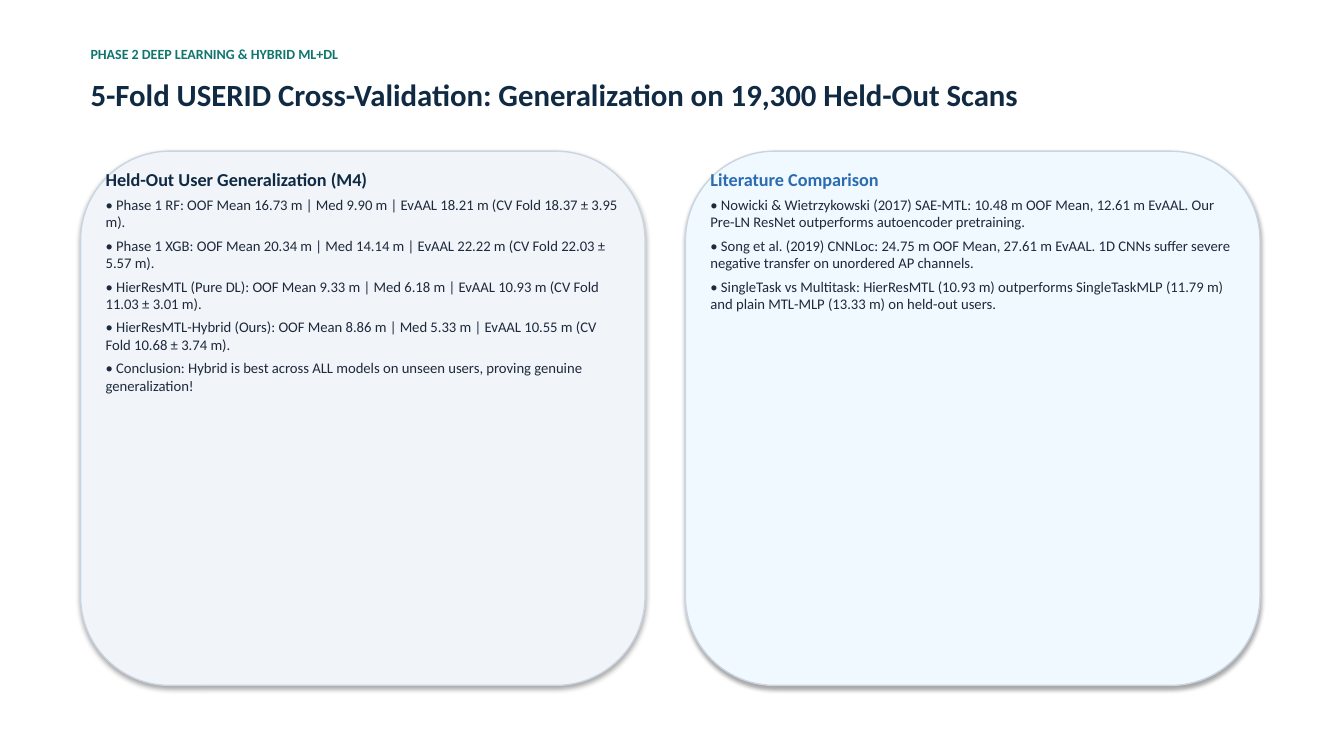
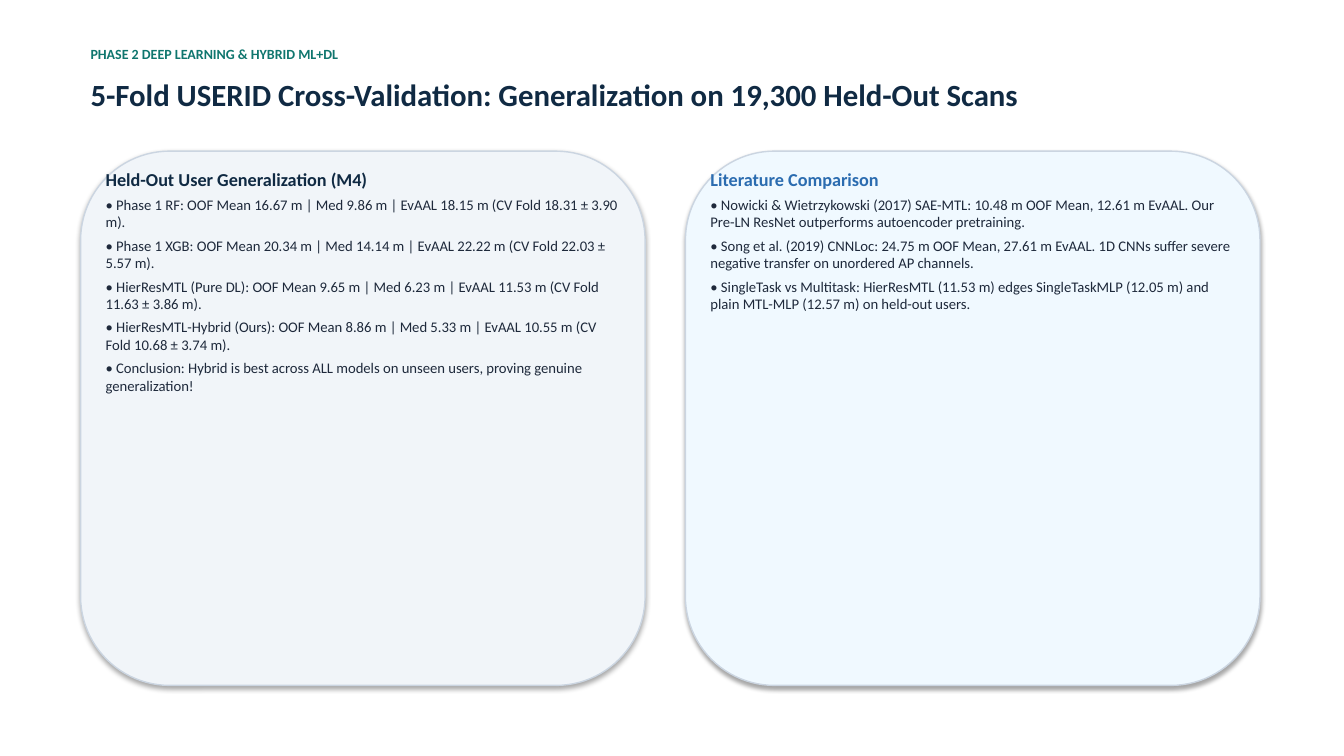
Before and after one commit to vedpawar2254/Indoor-location-prediction-using-wifi-signals, a slide deck: slide 8 of presentation/Phase2_Presentation.pptx. Drawn at 1344x756 pixels with LibreOffice and Linux fonts; fonts in the diff are those of the drawing. Boxes give left, top, right and bottom in pixels: in the first picture for what was removed or moved away, otherwise in the second. Text is boxed around its words. In the diff, an @@ line names an element or a change of style, - is before the commit and + after.

```diff
--- a/presentation/Phase2_Presentation.pptx
+++ b/presentation/Phase2_Presentation.pptx
@@ text at box(106, 199, 617, 229): text changed @@
-• Phase 1 RF: OOF Mean 16.73 m | Med 9.90 m | EvAAL 18.21 m (CV Fold 18.37 ± 3.95 m).
+• Phase 1 RF: OOF Mean 16.67 m | Med 9.86 m | EvAAL 18.15 m (CV Fold 18.31 ± 3.90 m).
@@ text at box(106, 281, 599, 311): text changed @@
-• HierResMTL (Pure DL): OOF Mean 9.33 m | Med 6.18 m | EvAAL 10.93 m (CV Fold 11.03 ± 3.01 m).
+• HierResMTL (Pure DL): OOF Mean 9.65 m | Med 6.23 m | EvAAL 11.53 m (CV Fold 11.63 ± 3.86 m).
@@ text at box(710, 281, 1208, 312): text changed @@
-• SingleTask vs Multitask: HierResMTL (10.93 m) outperforms SingleTaskMLP (11.79 m) and plain MTL-MLP (13.33 m) on held-out users.
+• SingleTask vs Multitask: HierResMTL (11.53 m) edges SingleTaskMLP (12.05 m) and plain MTL-MLP (12.57 m) on held-out users.
```
Also in this commit, not shown: 5 other slides changed, 11 other files.
